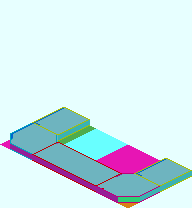
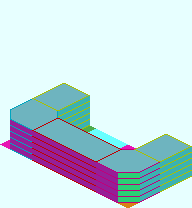
Layer changes from the first 192px x 208px image to the second:
removed group "Wire コピー" (5 layers) over [10,107,192,196]
removed layer "Wire_Base_Left_Con #1" from group "Wire コピー" over [10,123,57,154]
removed layer "Wire_Base_Right_Con #1" from group "Wire コピー" over [96,173,160,196]
removed layer "Wire_Base_Left_B #1" from group "Wire コピー" over [32,107,90,135]
removed layer "Wire_Base_Right_B #1" from group "Wire コピー" over [134,158,192,186]
removed layer "Wire_Base_Center #1" from group "Wire コピー" over [32,142,122,186]
removed layer "Flour コピー" over [13,108,192,196]
removed group "Wall" (11 layers) over [10,108,192,196]
removed layer "Wall_N1" from group "Wall" over [14,144,118,196]
removed layer "Wall_N2" from group "Wall" over [58,143,122,179]
added layer "Wire コピー #3" above "Wire コピー #2" over [10,83,192,179]
added layer "Wire コピー #2" above "Wire コピー #1" over [10,89,192,185]
added layer "Wire コピー #1" above "Wire コピー" over [10,95,192,191]
added layer "Wire コピー" above "Wire" over [10,101,192,196]
renamed "Wall_SE2" to "Wire", moved it out of group "Wall", painted on it over [10,107,192,196]
removed layer "Wall_E2" from group "Wall" over [140,171,188,195]
removed layer "Wall_W2" from group "Wall" over [10,108,64,139]
removed group "Wall_N" (2 layers) from group "Wall" over [64,108,192,176]
removed layer "Flour" over [11,114,190,196]
removed group "Wire" (5 layers) over [10,113,192,196]
removed layer "Wire_Base_Left_Con" from group "Wire" over [10,129,57,160]
removed layer "Wire_Base_Left_B" from group "Wire" over [32,113,90,141]
removed layer "Wire_Base_Right_B" from group "Wire" over [134,164,192,192]
removed layer "Wire_Base_Center" from group "Wire" over [32,148,122,192]
…and 6 more changes (6 removed)
